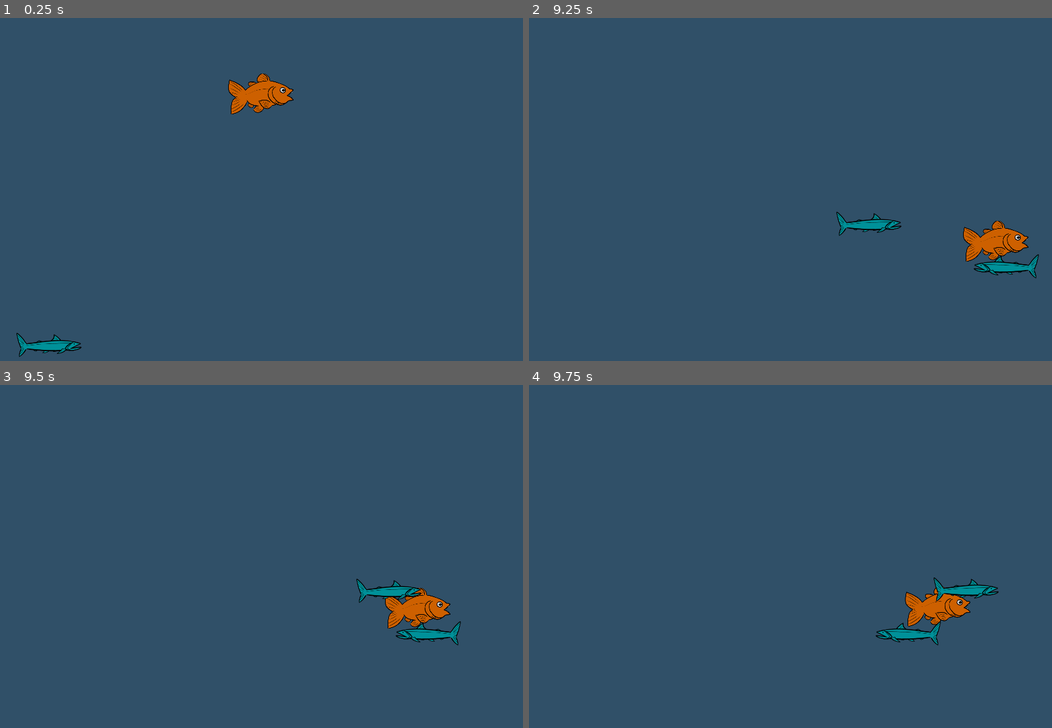
Above: before the commit, frames 1-4 (two rows, left to right).
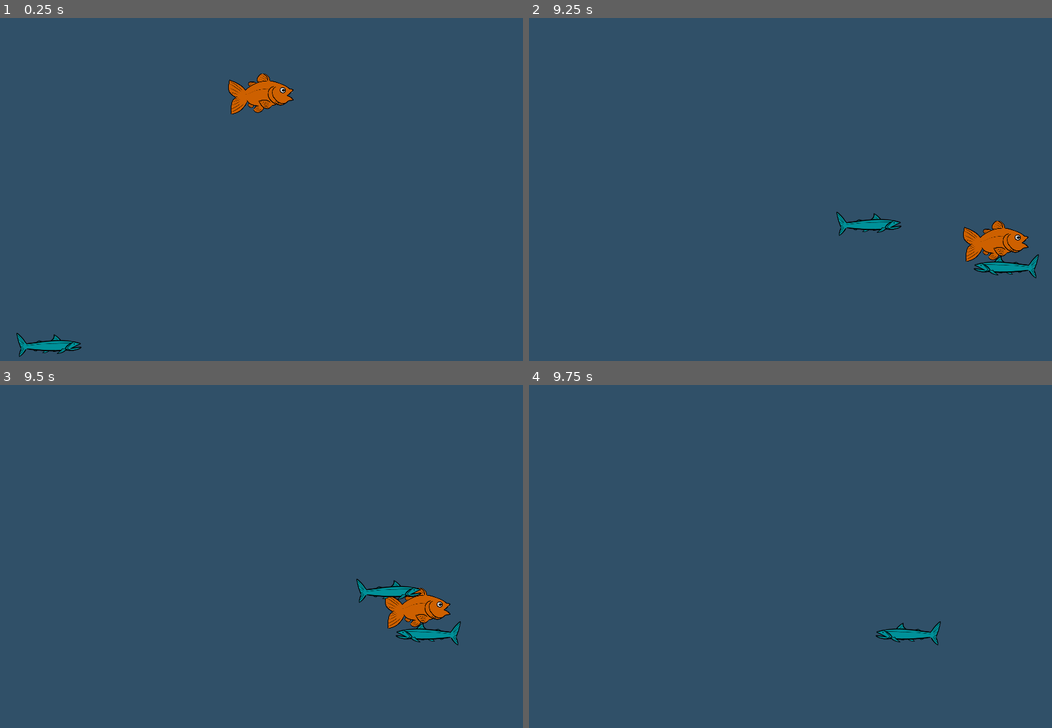
Above: after the commit, the same moments.

Repository: CatNine9/FishGame
Game: Godot game, scene res://Levels/Main.tscn
Same seed, same stepped clock (60 frames per second), same inputs: the game is played once before the commit and once after it.
Inputs:
- Up to frame 1 (0.25 s): no input
- Up to frame 2 (9.25 s): hold Right (ui_right) 0.53-1.28 s; hold Down (ui_down) 1.28-2.03 s; hold Right (ui_right) 2.03-2.78 s; hold Up (ui_up) 2.78-3.53 s; hold Left (ui_left) 3.53-5.03 s; hold Down (ui_down) 5.03-5.78 s; hold Right (ui_right) 5.78-6.53 s; hold Up (ui_up) 6.53-7.28 s; hold Right (ui_right) 7.28-8.03 s; hold Down (ui_down) 8.03-8.78 s; hold Left (ui_left) from 8.78 s (still down)
- Up to frame 3 (9.5 s): keep holding Left (ui_left)
- Up to frame 4 (9.75 s): release Left (ui_left) at 9.53 s; hold Up (ui_up) from 9.53 s (still down)

Frames 1-3 are identical in both runs. In frame 4, 1.2% of the frame differs, in the area x 71-90%, y 56-71%.

Commit message:
Enemy and player now destroy each other on collision.
Area2D was added between enemy/player and their respective collision shape.

Diff:
--- a/FishGame/Fish/Enemy.gd
+++ b/FishGame/Fish/Enemy.gd
@@ -1,6 +1,6 @@
 extends CharacterBody2D
 
-@onready var sprite = $CollisionBody/EnemySprite
+@onready var sprite = $AreaBody/CollisionBody/EnemySprite
 
 @export var SPEED = 300.0
 
@@ -28,3 +28,7 @@
 
 	if position.x < -200 or position.x > 1000:
 		queue_free()
+
+func _on_area_body_area_entered(area):
+	print("Dead!")
+	queue_free()
--- a/FishGame/Fish/Enemy.tscn
+++ b/FishGame/Fish/Enemy.tscn
@@ -7,9 +7,14 @@
 motion_mode = 1
 script = ExtResource("1_xknvd")
 
-[node name="CollisionBody" type="CollisionPolygon2D" parent="."]
+[node name="AreaBody" type="Area2D" parent="."]
+collision_layer = 2
+
+[node name="CollisionBody" type="CollisionPolygon2D" parent="AreaBody"]
 polygon = PackedVector2Array(-35, -2, 15, -8, 47, -3, 46, 5, 33, 8, 6, 8, -34, 5, -41, 3)
 
-[node name="EnemySprite" type="Sprite2D" parent="CollisionBody"]
+[node name="EnemySprite" type="Sprite2D" parent="AreaBody/CollisionBody"]
 scale = Vector2(0.2, 0.2)
 texture = ExtResource("1_s3fho")
+
+[connection signal="area_entered" from="AreaBody" to="." method="_on_area_body_area_entered"]
--- a/FishGame/Fish/Player.gd
+++ b/FishGame/Fish/Player.gd
@@ -17,3 +17,8 @@
 		velocity.y = move_toward(velocity.y, 0, SPEED)
 
 	move_and_slide()
+
+
+func _on_area_body_area_entered(area):
+	print("Dead!")
+	queue_free()
--- a/FishGame/Fish/Player.tscn
+++ b/FishGame/Fish/Player.tscn
@@ -7,9 +7,15 @@
 motion_mode = 1
 script = ExtResource("1_ix3g4")
 
-[node name="CollisionBody" type="CollisionPolygon2D" parent="."]
+[node name="AreaBody" type="Area2D" parent="."]
+collision_mask = 2
+
+[node name="CollisionBody" type="CollisionPolygon2D" parent="AreaBody"]
 polygon = PackedVector2Array(4, -18, 23, -17, 37, -11, 43, -6, 46, -2, 46, 4, 45, 9, 38, 13, 29, 16, 6, 19, -14, 17, -34, 7, -24, -3, -12, -12)
 
-[node name="PlayerSprite" type="Sprite2D" parent="CollisionBody"]
+[node name="PlayerSprite" type="Sprite2D" parent="AreaBody/CollisionBody"]
 scale = Vector2(0.2, 0.2)
 texture = ExtResource("1_0oikl")
+
+[connection signal="area_entered" from="AreaBody" to="." method="_on_area_body_area_entered"]
+[connection signal="area_exited" from="AreaBody" to="." method="_on_area_body_area_exited"]
--- a/FishGame/Levels/Main.gd
+++ b/FishGame/Levels/Main.gd
@@ -3,6 +3,7 @@
 @onready var enemy_spawn_delay = $EnemySpawnDelay
 
 var number_of_child_nodes = null
+var enemies = []
 
 
 func _ready():
@@ -31,3 +32,4 @@
 	enemy_spawn.spawn_side = random_side_value
 	enemy_spawn.position.y = random_height_value
 	add_child(enemy_spawn)
+	enemies.append(enemy_spawn)
--- a/FishGame/project.godot
+++ b/FishGame/project.godot
@@ -56,6 +56,11 @@
 ]
 }
 
+[layer_names]
+
+2d_physics/layer_1="Player"
+2d_physics/layer_2="Enemy"
+
 [rendering]
 
 renderer/rendering_method="gl_compatibility"
